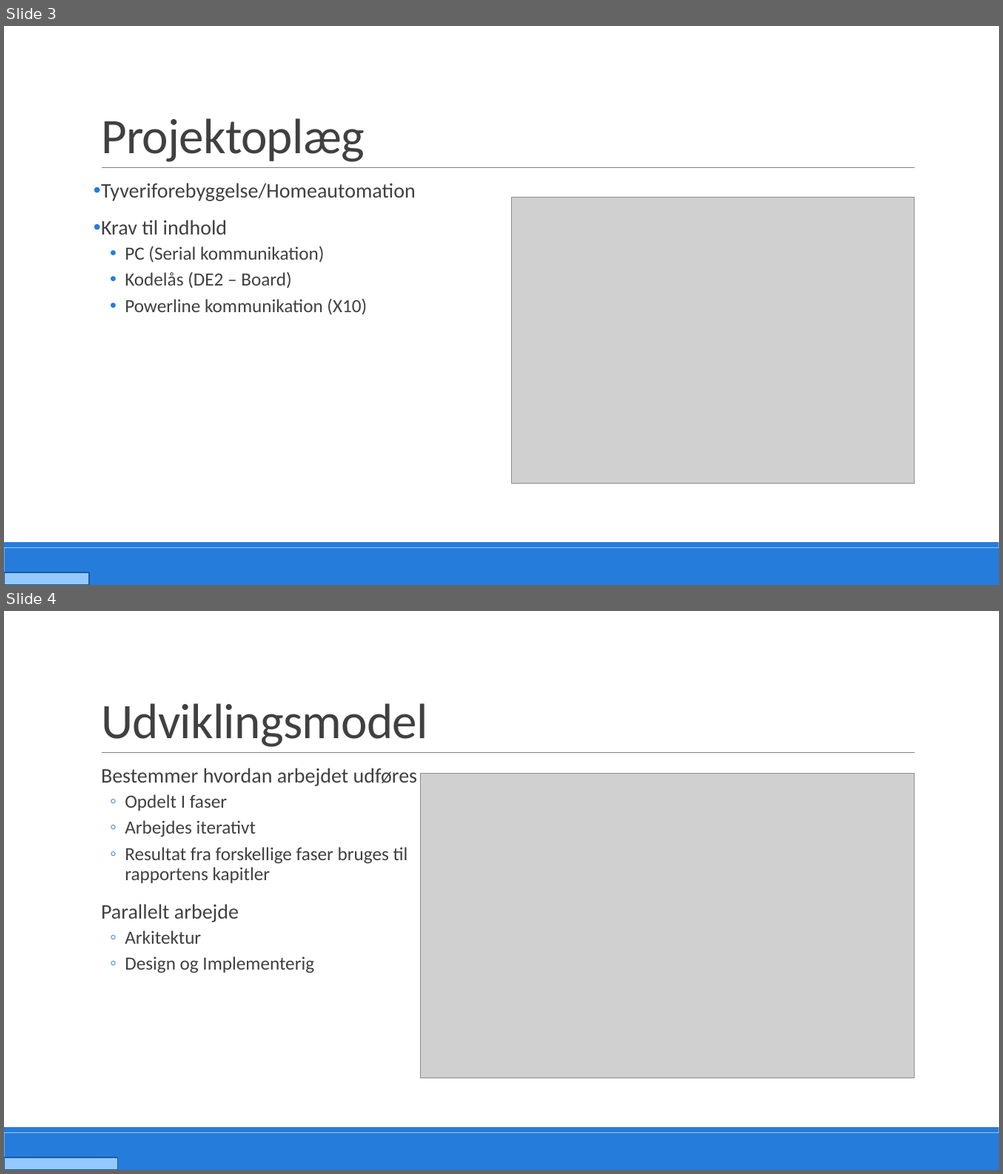
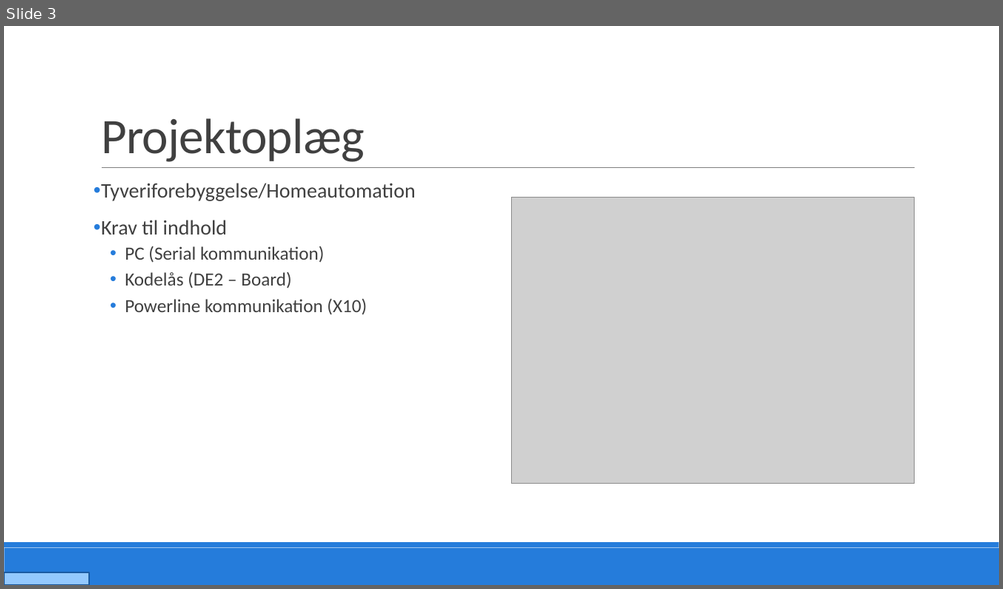
Before and after one commit to PRJ2GR15/Rapport, a slide deck: Fremlæggelse/Fremlæggelse slides opdateres Stefan.pptm. Shown one above the other, each under a label of ours: slides 3 and 4 before the commit, slide 3 after it. The pictures are 1003x1174 and 1003x589 pixels, drawn with LibreOffice and Linux fonts; fonts in the diff are those of the drawing; grey boxes stand for pictures. Boxes give left, top, right and bottom in pixels: in the first picture for what was removed or moved away, otherwise in the second. Text is boxed around its words. In the diff, an @@ line names an element or a change of style, - is before the commit and + after.

```diff
--- a/Fremlæggelse/Fremlæggelse slides opdateres Stefan.pptm
+++ b/Fremlæggelse/Fremlæggelse slides opdateres Stefan.pptm
@@ slide 4 removed at [4,611,999,1170], background #FFFFFF; not listed: 3 template elements that a slide beside it also shows @@
@@ title removed at [101,703,428,747] @@
-Udviklingsmodel
@@ text removed at [101,768,418,974] @@
-  Bestemmer hvordan arbejdet udføres
-  ◦ Opdelt I faser
-  ◦ Arbejdes iterativt
-  ◦ Resultat fra forskellige faser bruges til rapportens kapitler
-  Parallelt arbejde
-  ◦ Arkitektur
-  ◦ Design og Implementerig
@@ picture removed at [421,774,914,1079] @@
@@ rectangle removed at [4,1158,117,1170] @@
```
Also in this commit, not shown: 28 other slides removed.
